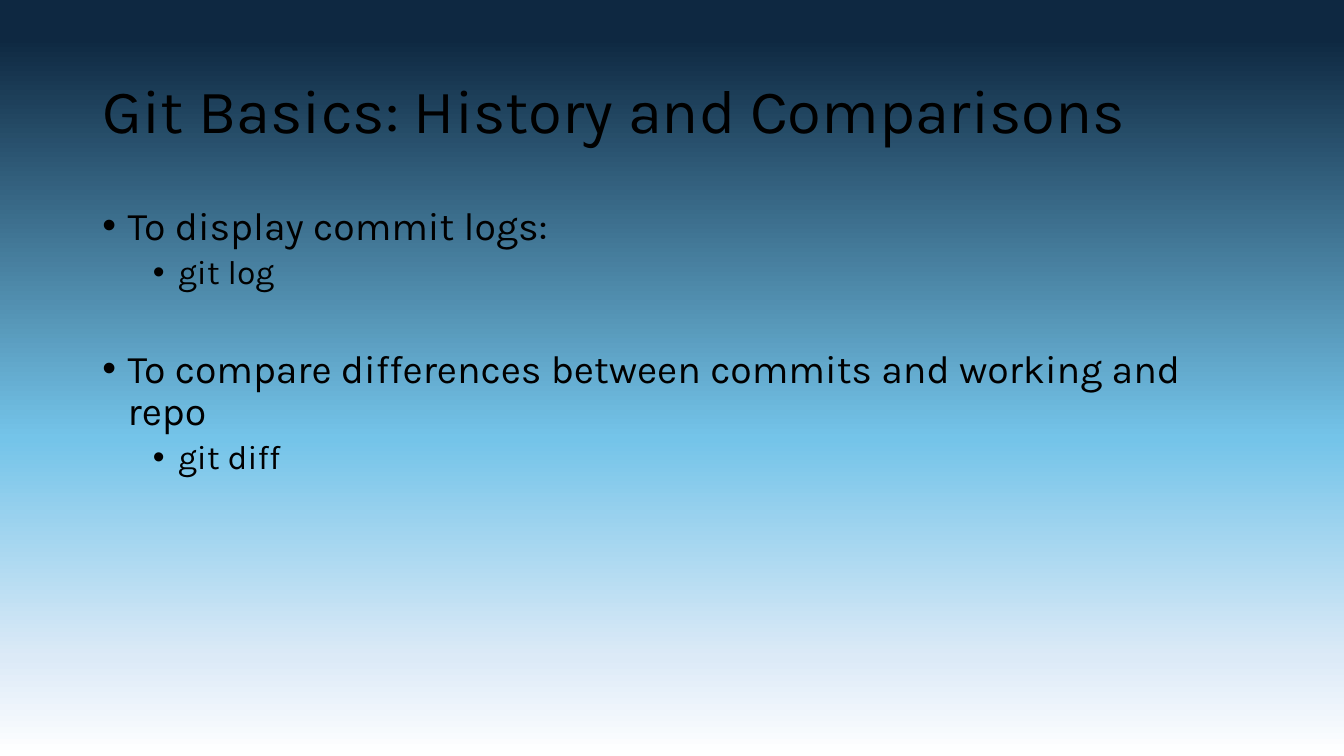
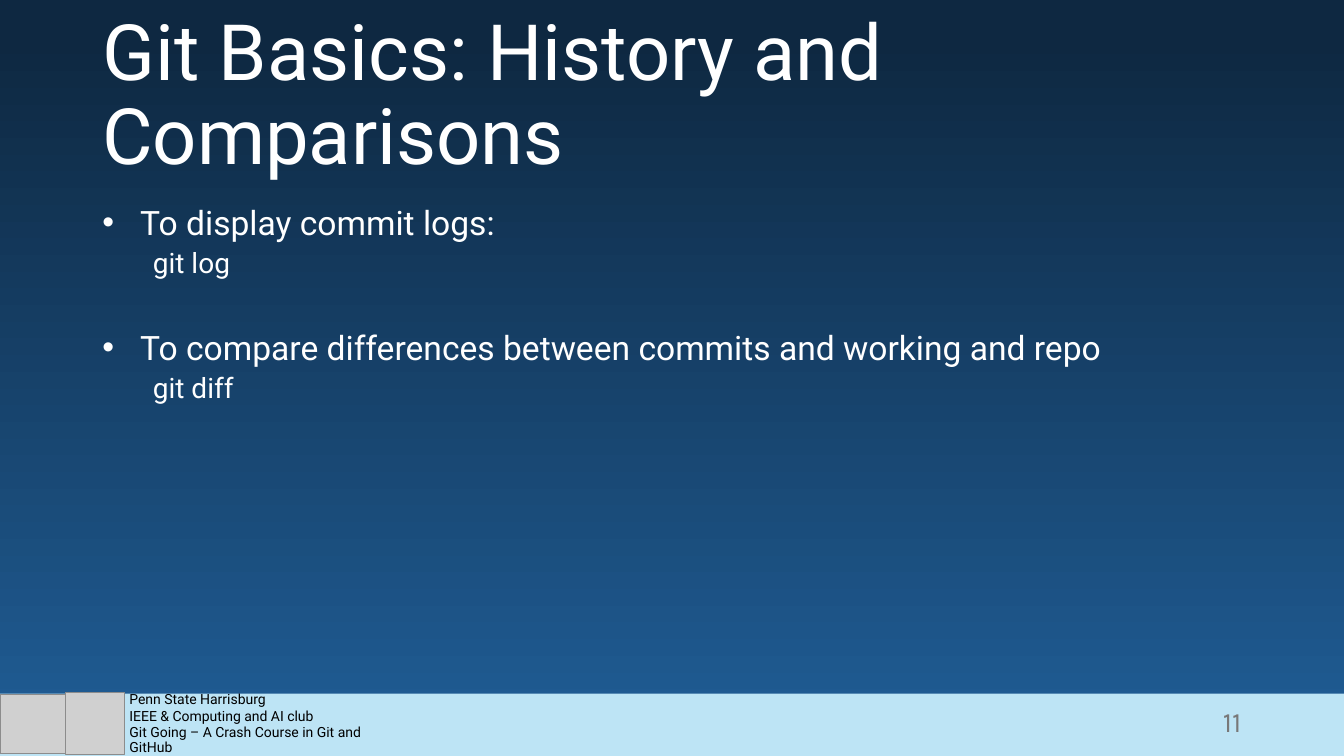
Before and after one commit to Blizzartnaut/GitHub-Tut, a slide deck: slide 11 of GitHub Basics.pptx. Drawn at 1344x756 pixels with LibreOffice and Linux fonts; fonts in the diff are those of the drawing; grey boxes stand for pictures. Boxes give left, top, right and bottom in pixels: in the first picture for what was removed or moved away, otherwise in the second. Text is boxed around its words. In the diff, an @@ line names an element or a change of style, - is before the commit and + after.

Commit message:
Styles suggestion

```diff
--- a/GitHub Basics.pptx
+++ b/GitHub Basics.pptx
@@ background gradient #0E2841 to #74C4E9 to #DCEAF7 to #FFFFFF to gradient #0E2841 to #205E97 @@
@@ text "Git Basics: History and Comparisons" at [102, 21, 883, 180]: size 44 to 55.5 pt, font Karla to Roboto, text colour #000000 to #FFFFFF; vertical alignment middle to bottom @@
@@ text "To display commit logs:" at [140, 209, 1101, 404]: size 28 to 24 pt in "To display commit logs:", "To compare differences between commits and working ..."; font Karla to Roboto, text colour #000000 to #FFFFFF; size 24 to 20 pt in "git log", "git diff"; indent changed; bullet • to none @@
@@ rectangle added at [0, 694, 1344, 756], fill #BDE4F5 @@
@@ picture added at [0, 695, 66, 754] @@
@@ picture added at [66, 693, 124, 755] @@
@@ text added at [129, 691, 361, 752], 10 pt, text #000000 @@
+Penn State Harrisburg
+IEEE & Computing and AI club
+Git Going – A Crash Course in Git and GitHub
@@ page number added at [1223, 714, 1241, 732], 20 pt, text #797979 @@
+11
```
Also in this commit, not shown: 12 other slides changed.
